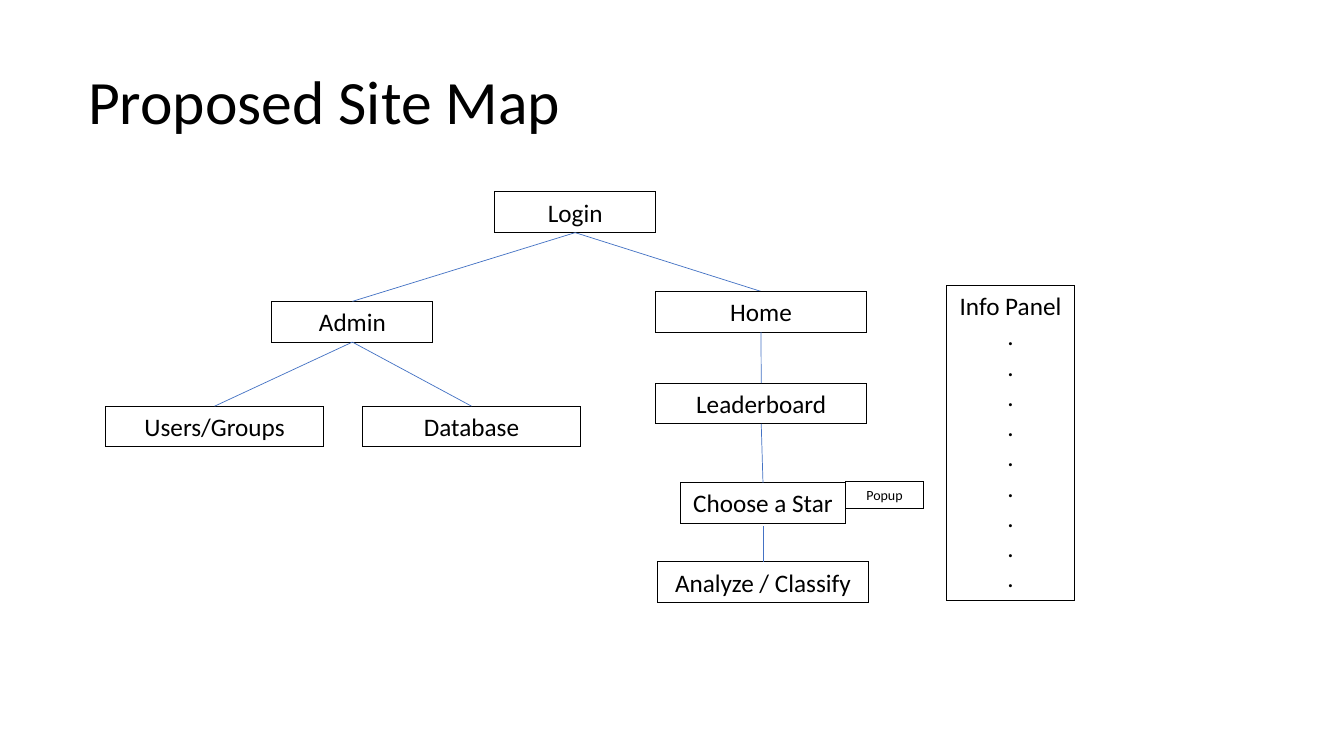
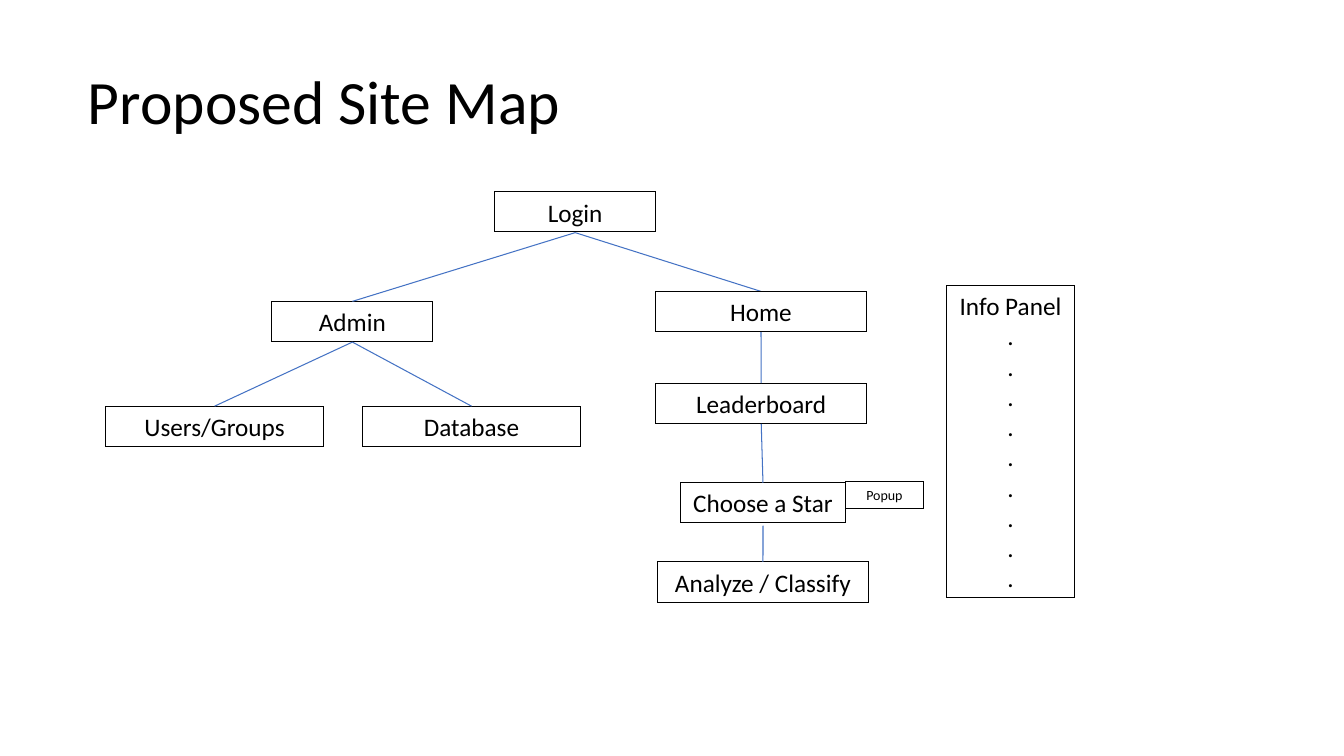
Before and after one commit to cwinsor/django_103_plasticc_and_ux, a slide deck: slide 8 of django_ML_web_app_with_postgres.pptx (slide 16 before the commit). Drawn at 1344x756 pixels with LibreOffice and Linux fonts; fonts in the diff are those of the drawing. Boxes give left, top, right and bottom in pixels: in the first picture for what was removed or moved away, otherwise in the second. Text is boxed around its words. In the diff, an @@ line names an element or a change of style, - is before the commit and + after.

```diff
--- a/django_ML_web_app_with_postgres.pptx
+++ b/django_ML_web_app_with_postgres.pptx
@@ line (353, 301) - (576, 233): stroke #4472C4 0.5 pt to #4472C4 0.75 pt @@
@@ line (576, 233) - (761, 291): stroke #4472C4 0.5 pt to #4472C4 0.75 pt @@
@@ outline #000000 0.75 pt to #000000 0 pt in 5 elements at (x1=495, y1=192, x2=656, y2=232), (x1=272, y1=301, x2=434, y2=342), (x1=655, y1=291, x2=866, y2=332), (x1=846, y1=482, x2=925, y2=508), (x1=947, y1=285, x2=1074, y2=598) @@
@@ line (215, 406) - (353, 342): stroke #4472C4 0.5 pt to #4472C4 0.75 pt @@
@@ line (472, 406) - (353, 342): stroke #4472C4 0.5 pt to #4472C4 0.75 pt @@
@@ line (761, 383) - (761, 332): stroke #4472C4 0.5 pt to #4472C4 0.75 pt @@
@@ line (763, 483) - (761, 424): stroke #4472C4 0.5 pt to #4472C4 0.75 pt @@
@@ line (763, 562) - (763, 526): stroke #4472C4 0.5 pt to #4472C4 0.75 pt @@
```
Also in this commit, not shown: 16 other slides changed, 1 slide added, 1 other file.
